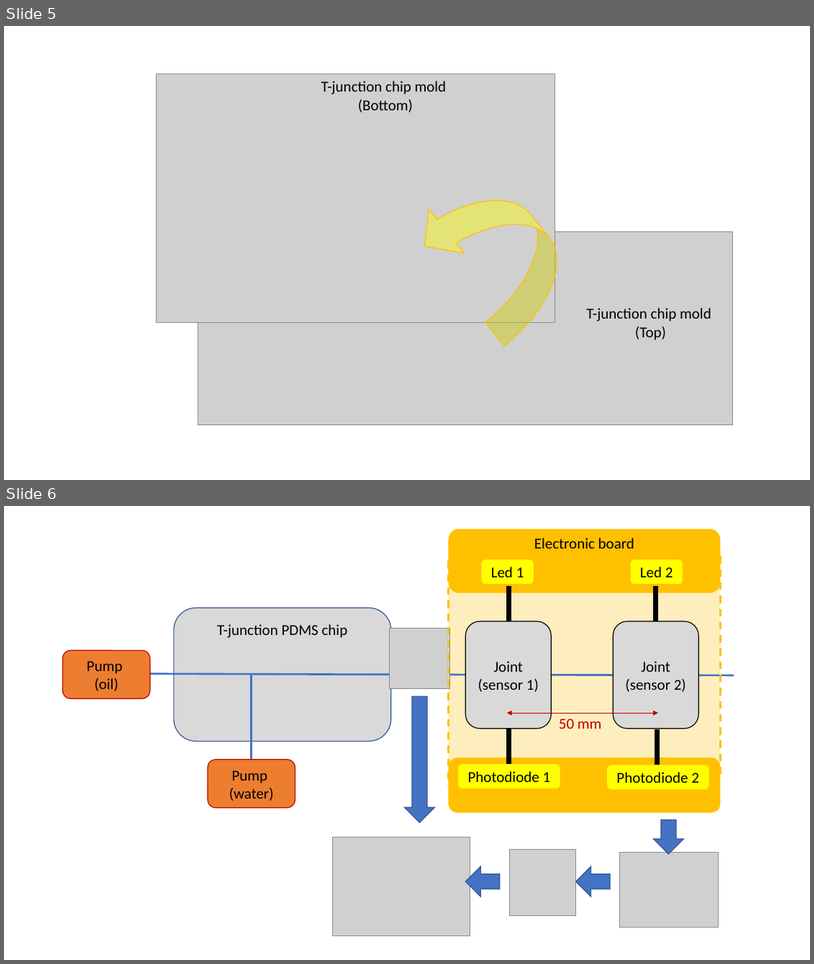
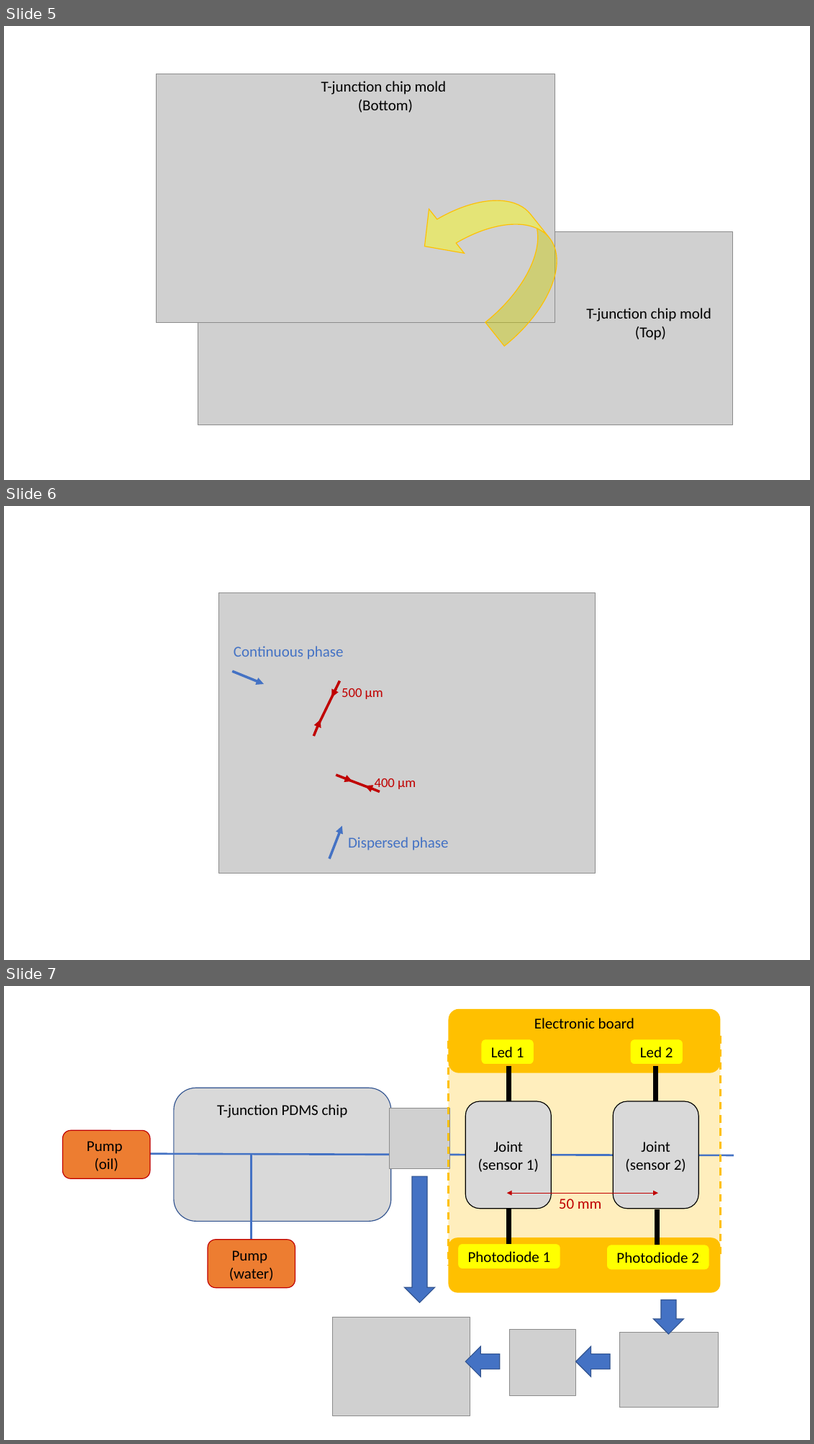
Before and after one commit to AlessandroLovo/T-junction, a slide deck: Report/Figures.pptx. Shown one above the other, each under a label of ours: slides 5 and 6 before the commit, slides 5, 6 and 7 after it. The pictures are 814x964 and 814x1444 pixels, drawn with LibreOffice and Linux fonts; fonts in the diff are those of the drawing; grey boxes stand for pictures. Boxes give left, top, right and bottom in pixels: in the first picture for what was removed or moved away, otherwise in the second. Text is boxed around its words. In the diff, an @@ line names an element or a change of style, - is before the commit and + after.

```diff
--- a/Report/Figures.pptx
+++ b/Report/Figures.pptx
@@ slide 6 added at (4,506,810,960), background #FFFFFF @@
@@ picture added at (219,592,596,873) @@
@@ text added at (234,646,344,659), 18 pt, text #4472C4 @@
+Continuous phase
@@ arrow added from (233, 671) to (264, 684), #4472C4 3 pt @@
@@ line added from (336, 689) to (319, 725), #C00000 3 pt @@
@@ arrow added from (340, 681) to (332, 698), #C00000 3 pt @@
@@ text added at (342,688,383,699), 16 pt, text #C00000 @@
+500 µm
@@ arrow added from (314, 736) to (320, 720), #C00000 3 pt @@
@@ arrow added from (336, 775) to (352, 781), #C00000 3 pt @@
@@ line added from (369, 788) to (350, 780), #C00000 3 pt @@
@@ arrow added from (380, 792) to (365, 785), #C00000 3 pt @@
@@ text added at (375,778,416,790), 16 pt, text #C00000 @@
+400 µm
@@ arrow added from (329, 859) to (342, 826), #4472C4 3 pt @@
@@ text added at (348,836,449,850), 18 pt, text #4472C4 @@
+Dispersed phase
@@ what was slide 6 is now slide 7 @@
```
Also in this commit, not shown: 4 other files.
